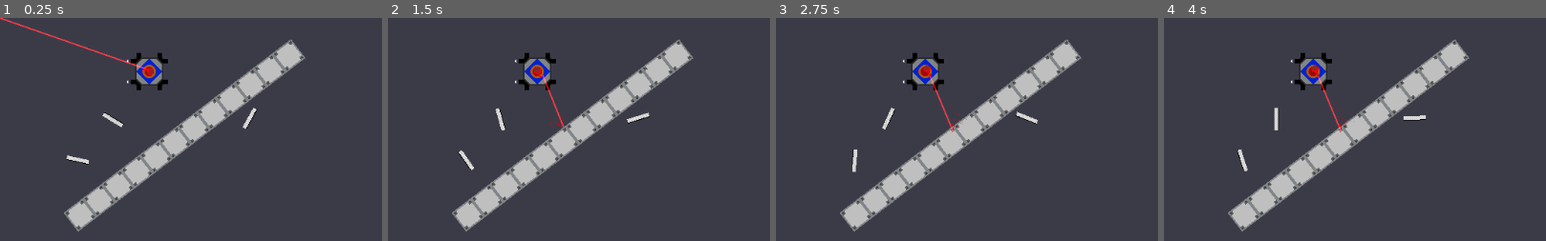
Above: before the commit, frames 1-4 (left to right).
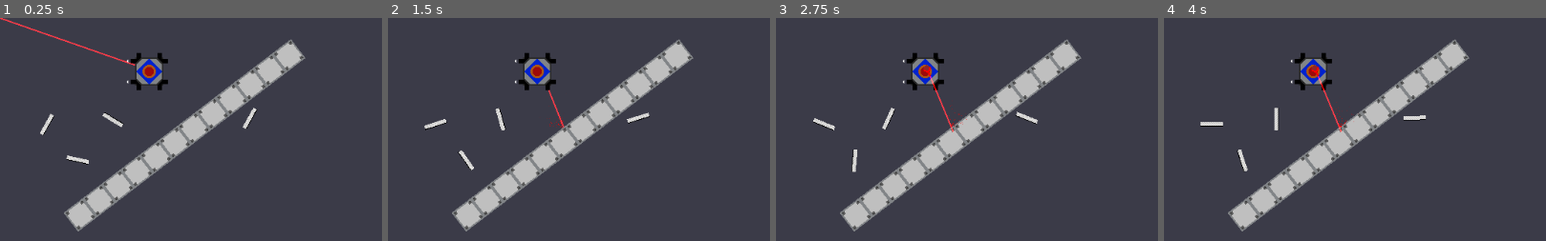
Above: after the commit, the same moments.

Repository: Call-Me-Sir/Calan-Game2021
Game: Godot game, scene res://Level 1.tscn
Two runs of this game, one before a commit and one after it. Both use one fixed random seed, a clock stepped at 60 frames per second and the inputs below.
Inputs (mouse positions are % of the whole screen's width and height, from its top left):
- Up to frame 1 (0.25 s): no input
- Up to frame 2 (1.5 s): tap Enter at 0.5 s; move the mouse to (72, 45) at 0.52 s; hold Right (Contraptionright) 0.53-1.28 s; move the mouse to (30, 55) at 1.27 s; hold Ctrl (slowdown) from 1.28 s (still down)
- Up to frame 3 (2.75 s): tap Space at 2 s; move the mouse to (60, 28) at 2.02 s; release Ctrl (slowdown) at 2.03 s; hold Right (Contraptionright) from 2.03 s (still down)
- Up to frame 4 (4 s): move the mouse to (45, 70) at 2.77 s; release Right (Contraptionright) at 2.78 s; hold Shift (speedup) 2.78-3.53 s; tap Enter at 3.5 s; move the mouse to (80, 65) at 3.52 s; hold Left (Contraptionleft) from 3.53 s (still down)
The pictures show only the part of the screen within x 0-50%, y 0-50%; the shares and areas given below are measured in that part.

The runs differ from the first frame. In frame 1, 0.2% of the frame differs, in the area x 10-41%, y 20-53%; in frame 2, 0.2%, in the area x 9-43%, y 22-51%; in frame 3, 0.1%; in frame 4, 0.1%.

Commit message:
4th mirror. Not productive

Diff:
--- a/RayArray/Level 1.tscn
+++ b/RayArray/Level 1.tscn
@@ -71,3 +71,7 @@
 
 [node name="Prototile12" parent="Tiles" instance=ExtResource( 3 )]
 position = Vector2( 368, 64 )
+
+[node name="Mirror4" parent="." instance=ExtResource( 1 )]
+position = Vector2( 64, 144 )
+rotation = 0.505658
--- a/RayArray/Mirror.tscn
+++ b/RayArray/Mirror.tscn
@@ -8,6 +8,7 @@
 
 [node name="Mirror" type="StaticBody2D" groups=[
 "Mirror",
+"Pickupable",
 ]]
 script = ExtResource( 2 )
 
--- a/RayArray/Playerspaceshipkinematic.tscn
+++ b/RayArray/Playerspaceshipkinematic.tscn
@@ -33,6 +33,9 @@
 collision_mask = 4
 script = ExtResource( 2 )
 
+[node name="Red Laser Contraption" parent="." instance=ExtResource( 3 )]
+position = Vector2( 4, 0 )
+
 [node name="SpaceshipSprite" type="Sprite" parent="."]
 texture = ExtResource( 1 )
 
@@ -44,9 +47,6 @@
 animation = "Small Right"
 playing = true
 
-[node name="Red Laser Contraption" parent="." instance=ExtResource( 3 )]
-position = Vector2( 4, 0 )
-
 [node name="PickupArea" type="Area2D" parent="."]
 
 [node name="PickupAreaShape" type="CollisionPolygon2D" parent="PickupArea"]
--- a/RayArray/Red Laser Contraption.tscn
+++ b/RayArray/Red Laser Contraption.tscn
@@ -26,7 +26,9 @@
 radius = 5.0
 height = 1.5
 
-[node name="Red Laser Contraption" type="StaticBody2D"]
+[node name="Red Laser Contraption" type="StaticBody2D" groups=[
+"Pickupable",
+]]
 position = Vector2( 25, 18 )
 script = ExtResource( 3 )
 
